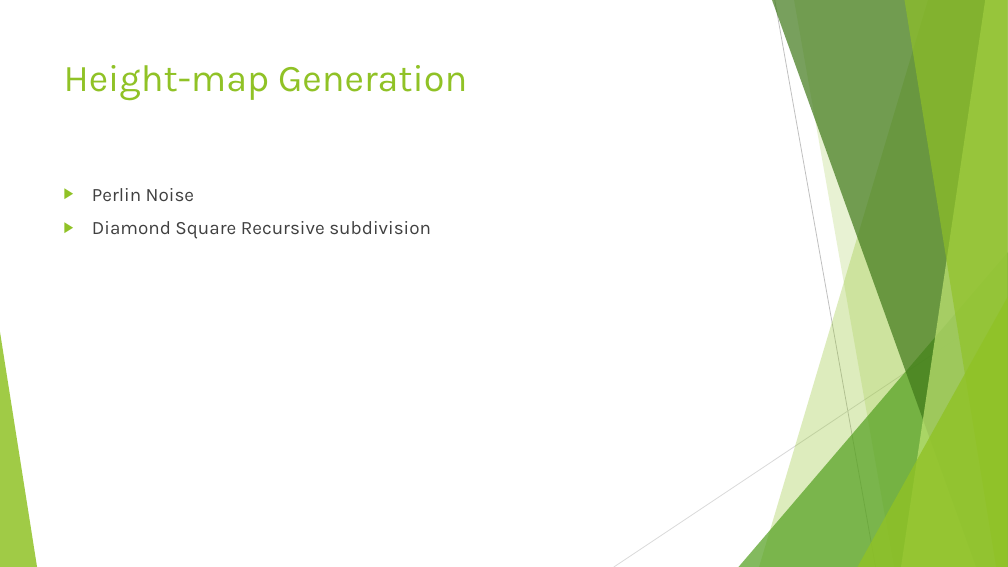
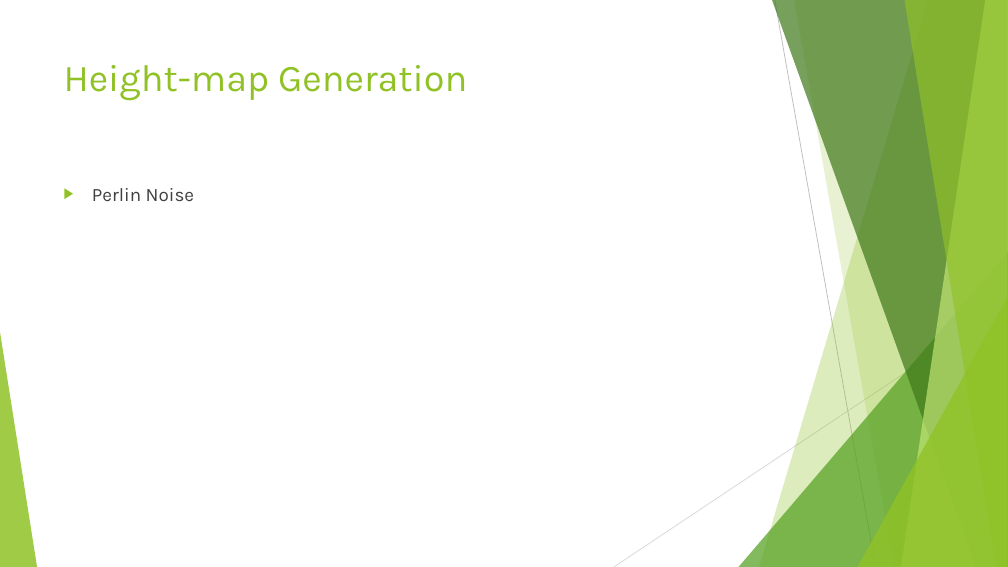
Before and after one commit to KarteekKumarM/MountainTerrain, a slide deck: slide 5 of docs/Presentation.pptx. Drawn at 1008x567 pixels with LibreOffice and Linux fonts; fonts in the diff are those of the drawing. Boxes give left, top, right and bottom in pixels: in the first picture for what was removed or moved away, otherwise in the second. Text is boxed around its words. In the diff, an @@ line names an element or a change of style, - is before the commit and + after.

```diff
--- a/docs/Presentation.pptx
+++ b/docs/Presentation.pptx
@@ text at (x1=92, y1=221, x2=431, y2=239): paragraph removed @@
-▶ Diamond Square Recursive subdivision
```
Also in this commit, not shown: 2 other slides changed, 13 slides added, 5 slides removed, 4 other files.
